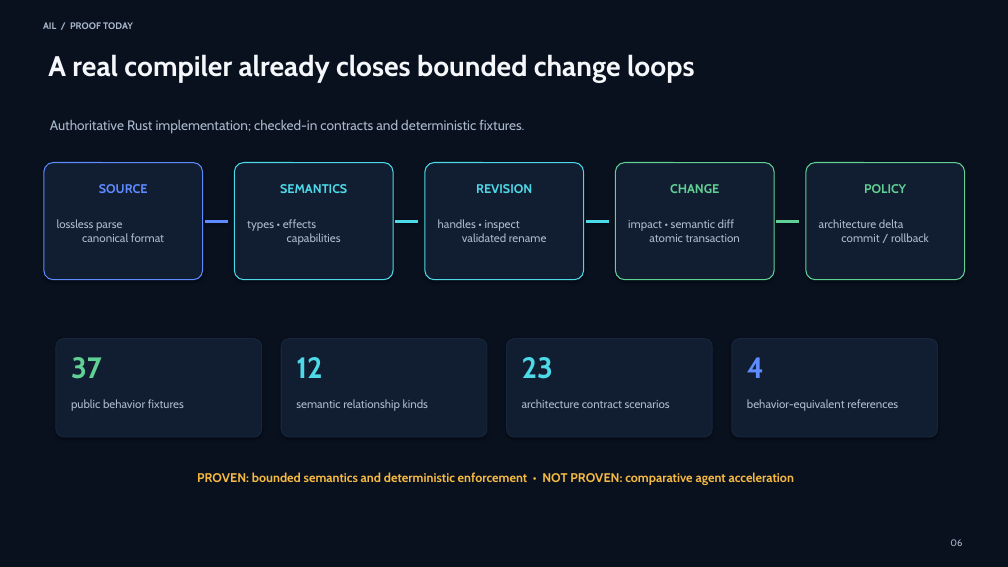
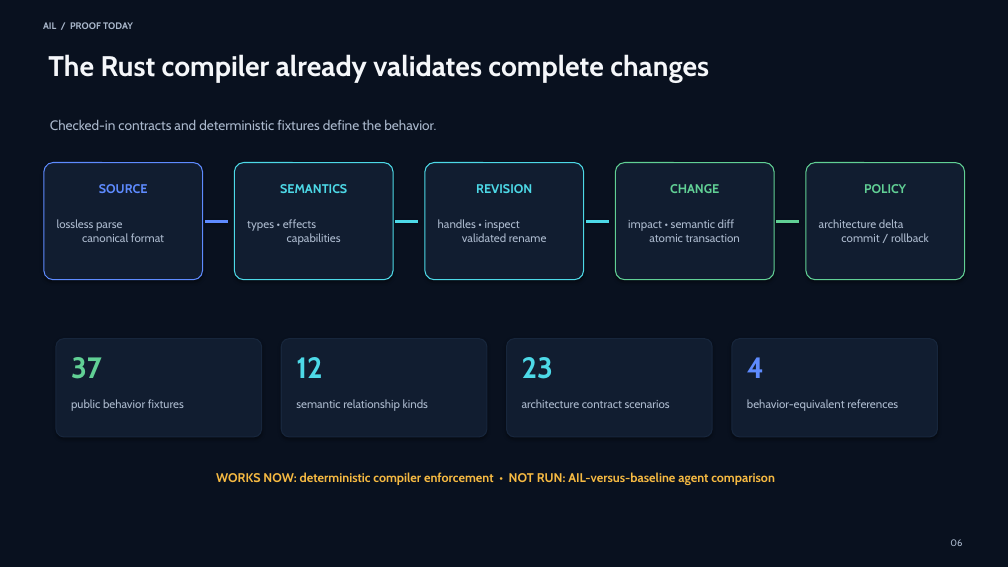
Before and after one commit to a-barwick/ail, a slide deck: slide 6 of docs/investor-deck.pptx. Drawn at 1008x567 pixels with LibreOffice and Linux fonts; fonts in the diff are those of the drawing. Boxes give left, top, right and bottom in pixels: in the first picture for what was removed or moved away, otherwise in the second. Text is boxed around its words. In the diff, an @@ line names an element or a change of style, - is before the commit and + after.

Commit message:
Rewrite documentation around shipped compiler behavior
Amp-Thread-ID: https://ampcode.com/threads/T-019fdd9d-fe9d-742a-b4ab-25e71b0d7f21

```diff
--- a/docs/investor-deck.pptx
+++ b/docs/investor-deck.pptx
@@ text at <box>48,54,709,82</box>: text changed @@
-A real compiler already closes bounded change loops
+The Rust compiler already validates complete changes
@@ text at <box>50,119,436,130</box>: text changed @@
-Authoritative Rust implementation; checked-in contracts and deterministic fixtures.
+Checked-in contracts and deterministic fixtures define the behavior.
@@ text at <box>216,472,775,485</box>: text changed @@
-PROVEN: bounded semantics and deterministic enforcement • NOT PROVEN: comparative agent acceleration
+WORKS NOW: deterministic compiler enforcement • NOT RUN: AIL-versus-baseline agent comparison
```
Also in this commit, not shown: 7 other slides changed, 38 other files.
